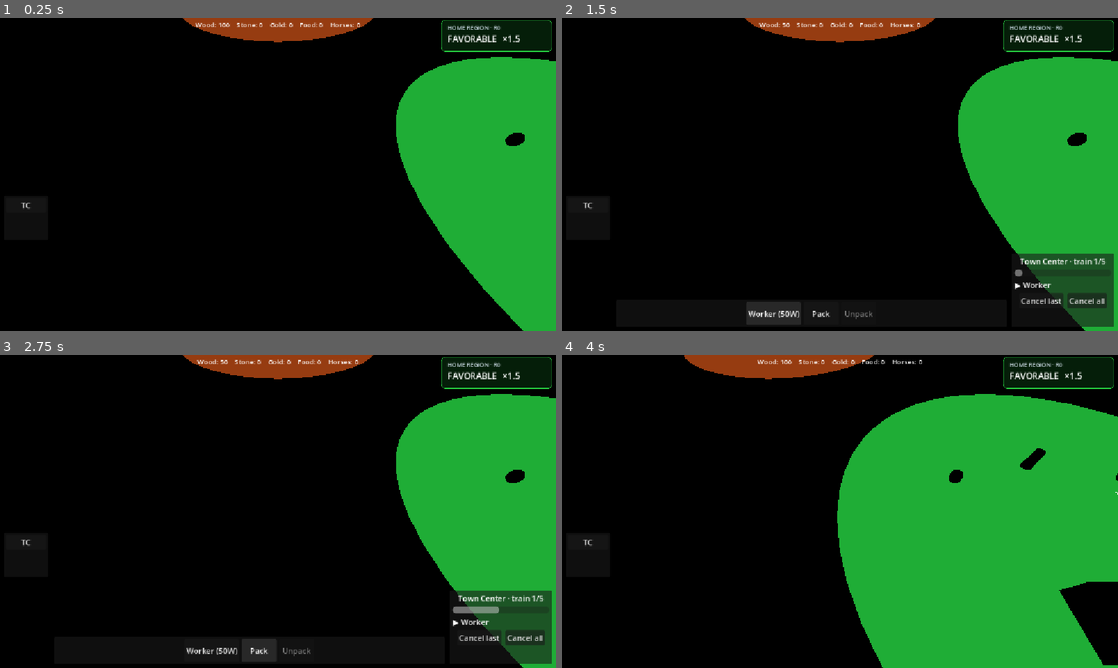
Above: before the commit, frames 1-4 (two rows, left to right).
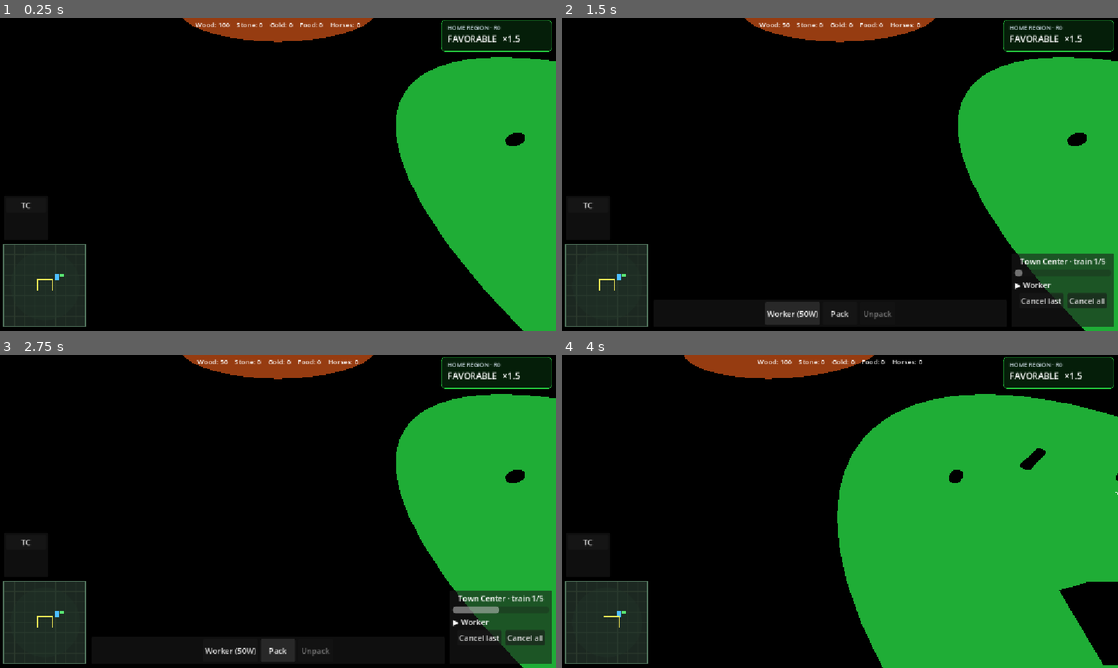
Above: after the commit, the same moments.

Repository: Ferrum-t/RTS-Game
Game: Godot game, scene res://Scenes/World/World.tscn
The game is run twice, just before and just after one commit, with the same random seed, the same clock (stepped at 60 frames per second) and the same inputs.
Inputs (mouse positions are in pixels of both pictures, inside the frame that each line leads up to):
- Up to frame 1 (0.25 s): no input
- Up to frame 2 (1.5 s): click "TC" at 0.5 s; click "Worker (50W)" at 1.25 s
- Up to frame 3 (2.75 s): click "Pack" at 2 s
- Up to frame 4 (4 s): click "Cancel last" at 2.75 s; move the mouse to (962, 495) at 3.52 s; hold D (move_right) from 3.53 s (still down); tap C at 3.6 s; click (962, 495) at 3.67 s

The runs differ from the first frame. In frame 1, 4.0% of the frame differs, in the area x 0-16%, y 72-99%; in frame 2, 4.5%, in the area x 0-60%, y 72-99%; in frame 3, 4.3%; in frame 4, 4.0%.

Commit message:
M20: Basic Minimap (static bg, player markers, camera rect, click-to-pan)
Variant A — procedural grid background, no FoW/SubViewport.
Bottom-left HUD; Quick Select / CommandBar unchanged.

Diff:
--- a/Scenes/UI/ui.tscn
+++ b/Scenes/UI/ui.tscn
@@ -14,6 +14,7 @@
 [ext_resource type="Script" path="res://Scripts/UI/ClimateHomeHud.gd" id="11_climate"]
 [ext_resource type="Script" path="res://Scripts/UI/TrainingQueuePanel.gd" id="12_queue"]
 [ext_resource type="Script" path="res://Scripts/UI/QuickTrainPanel.gd" id="13_quick"]
+[ext_resource type="Script" path="res://Scripts/UI/Minimap.gd" id="14_minimap"]
 
 [node name="UI" type="CanvasLayer"]
 
@@ -87,12 +88,24 @@
 layout_mode = 2
 text = "Barracks"
 
+[node name="Minimap" type="PanelContainer" parent="."]
+anchors_preset = 2
+anchor_top = 1.0
+anchor_bottom = 1.0
+offset_left = 8.0
+offset_top = -180.0
+offset_right = 178.0
+offset_bottom = -10.0
+grow_vertical = 0
+mouse_filter = 0
+script = ExtResource("14_minimap")
+
 [node name="BottomBar" type="PanelContainer" parent="."]
 anchors_preset = 12
 anchor_top = 1.0
 anchor_right = 1.0
 anchor_bottom = 1.0
-offset_left = 112.0
+offset_left = 190.0
 offset_top = -64.0
 offset_right = -230.0
 offset_bottom = -8.0
--- /dev/null
+++ b/Scripts/UI/Minimap.gd
@@ -0,0 +1,210 @@
+extends PanelContainer
+
+## M20 — Basic Minimap (Variant A: static background).
+## Player units/buildings + camera rect + click-to-pan.
+## No Fog / VisibilityMap / enemy hide.
+
+const PLAYER_TEAM := 0
+const MARKER_INTERVAL := 0.15
+const MAP_MIN_X := -95.0
+const MAP_MAX_X := 95.0
+const MAP_MIN_Z := -95.0
+const MAP_MAX_Z := 95.0
+const PANEL_SIZE := 170.0
+
+var _bg: Texture2D
+var _marker_timer: float = 0.0
+var _cam_rig: Node3D = null
+var _unit_uvs: PackedVector2Array = PackedVector2Array()
+var _building_uvs: PackedVector2Array = PackedVector2Array()
+var _cam_uv: Vector2 = Vector2(0.5, 0.5)
+var _dragging: bool = false
+
+
+func _ready() -> void:
+	custom_minimum_size = Vector2(PANEL_SIZE, PANEL_SIZE)
+	size = Vector2(PANEL_SIZE, PANEL_SIZE)
+	mouse_filter = Control.MOUSE_FILTER_STOP
+	_bg = _make_static_background()
+	call_deferred("_find_camera_rig")
+	_collect_markers()
+
+
+func set_background(tex: Texture2D) -> void:
+	_bg = tex
+	queue_redraw()
+
+
+func world_to_uv(pos: Vector3) -> Vector2:
+	var u := inverse_lerp(MAP_MIN_X, MAP_MAX_X, pos.x)
+	var v := inverse_lerp(MAP_MIN_Z, MAP_MAX_Z, pos.z)
+	return Vector2(clampf(u, 0.0, 1.0), clampf(v, 0.0, 1.0))
+
+
+func uv_to_world(uv: Vector2) -> Vector3:
+	var x := lerpf(MAP_MIN_X, MAP_MAX_X, clampf(uv.x, 0.0, 1.0))
+	var z := lerpf(MAP_MIN_Z, MAP_MAX_Z, clampf(uv.y, 0.0, 1.0))
+	return Vector3(x, 0.0, z)
+
+
+func _process(delta: float) -> void:
+	_marker_timer -= delta
+	if _marker_timer <= 0.0:
+		_marker_timer = MARKER_INTERVAL
+		_collect_markers()
+	_update_camera_uv()
+	queue_redraw()
+
+
+func _draw() -> void:
+	var r := Rect2(Vector2.ZERO, size)
+	if _bg != null:
+		draw_texture_rect(_bg, r, false)
+	else:
+		draw_rect(r, Color(0.12, 0.18, 0.14))
+	draw_rect(r, Color(0.35, 0.5, 0.4, 0.9), false, 2.0)
+
+	for i in range(_building_uvs.size()):
+		var p: Vector2 = _building_uvs[i] * size
+		draw_rect(Rect2(p - Vector2(3.5, 3.5), Vector2(7, 7)), Color(0.3, 0.75, 1.0))
+
+	for i in range(_unit_uvs.size()):
+		var p: Vector2 = _unit_uvs[i] * size
+		draw_circle(p, 2.8, Color(0.35, 0.9, 0.45))
+
+	var c: Vector2 = _cam_uv * size
+	var half := Vector2(16.0, 12.0)
+	draw_rect(Rect2(c - half, half * 2.0), Color(1.0, 0.95, 0.35, 0.95), false, 1.6)
+
+
+func _gui_input(event: InputEvent) -> void:
+	if event is InputEventMouseButton:
+		var mb := event as InputEventMouseButton
+		if mb.button_index == MOUSE_BUTTON_LEFT:
+			if mb.pressed:
+				_dragging = true
+				_pan_to_local(mb.position)
+				accept_event()
+			else:
+				_dragging = false
+				accept_event()
+	elif event is InputEventMouseMotion and _dragging:
+		_pan_to_local((event as InputEventMouseMotion).position)
+		accept_event()
+
+
+func _pan_to_local(local_pos: Vector2) -> void:
+	if size.x <= 0.0 or size.y <= 0.0:
+		return
+	var uv := Vector2(local_pos.x / size.x, local_pos.y / size.y)
+	uv = Vector2(clampf(uv.x, 0.0, 1.0), clampf(uv.y, 0.0, 1.0))
+	var world := uv_to_world(uv)
+	var rig := _get_camera_rig()
+	if rig == null:
+		return
+	var y: float = rig.global_position.y
+	rig.global_position = Vector3(world.x, y, world.z)
+	if rig.has_method("_clamp_to_map"):
+		rig.call("_clamp_to_map")
+	else:
+		rig.global_position.x = clampf(rig.global_position.x, MAP_MIN_X, MAP_MAX_X)
+		rig.global_position.z = clampf(rig.global_position.z, MAP_MIN_Z, MAP_MAX_Z)
+
+
+func _collect_markers() -> void:
+	_unit_uvs = PackedVector2Array()
+	_building_uvs = PackedVector2Array()
+
+	var um := get_node_or_null("/root/UnitManager")
+	if um != null and "units" in um:
+		for u in um.units:
+			if u == null or not is_instance_valid(u):
+				continue
+			if int(u.get("team_id")) != PLAYER_TEAM:
+				continue
+			if u.has_method("is_dead") and u.is_dead():
+				continue
+			# UnitState.DEAD ordinal = 7 after REPAIRING (M12.1)
+			if u.get("unit_state") != null and int(u.unit_state) == 7:
+				continue
+			_unit_uvs.append(world_to_uv(u.global_position))
+
+	var bm := get_node_or_null("/root/BuildingManager")
+	if bm == null:
+		return
+	_append_buildings(bm.get("town_centers"))
+	_append_buildings(bm.get("barracks_list"))
+	_append_buildings(bm.get("watchtowers_list"))
+
+
+func _append_buildings(list_val) -> void:
+	if list_val == null:
+		return
+	for b in list_val:
+		if b == null or not is_instance_valid(b):
+			continue
+		if int(b.get("team_id")) != PLAYER_TEAM:
+			continue
+		if b.get("is_destroyed") == true:
+			continue
+		_building_uvs.append(world_to_uv((b as Node3D).global_position))
+
+
+func _update_camera_uv() -> void:
+	var rig := _get_camera_rig()
+	if rig == null:
+		return
+	_cam_uv = world_to_uv(rig.global_position)
+
+
+func _get_camera_rig() -> Node3D:
+	if _cam_rig != null and is_instance_valid(_cam_rig):
+		return _cam_rig
+	_find_camera_rig()
+	return _cam_rig
+
+
+func _find_camera_rig() -> void:
+	_cam_rig = null
+	var tree := get_tree()
+	if tree == null:
+		return
+	for n in tree.get_nodes_in_group("rts_camera"):
+		if n is Node3D:
+			_cam_rig = n as Node3D
+			return
+	var root := tree.current_scene
+	if root == null:
+		return
+	_cam_rig = _search_camera_rig(root)
+
+
+func _search_camera_rig(node: Node) -> Node3D:
+	if node is Node3D and node.get("map_min_x") != null and node.get("camera") != null:
+		return node as Node3D
+	for c in node.get_children():
+		var found := _search_camera_rig(c)
+		if found != null:
+			return found
+	return null
+
+
+func _make_static_background() -> Texture2D:
+	var res := 128
+	var img := Image.create(res, res, false, Image.FORMAT_RGB8)
+	var base := Color(0.11, 0.16, 0.13)
+	var line := Color(0.17, 0.23, 0.18)
+	var accent := Color(0.14, 0.22, 0.17)
+	img.fill(base)
+	for i in range(0, res, 16):
+		for j in range(res):
+			img.set_pixel(i, j, line)
+			img.set_pixel(j, i, line)
+	for y in range(res):
+		for x in range(res):
+			var dx := float(x) / float(res) - 0.5
+			var dy := float(y) / float(res) - 0.5
+			if dx * dx + dy * dy < 0.18:
+				var c := img.get_pixel(x, y)
+				img.set_pixel(x, y, c.lerp(accent, 0.35))
+	return ImageTexture.create_from_image(img)
